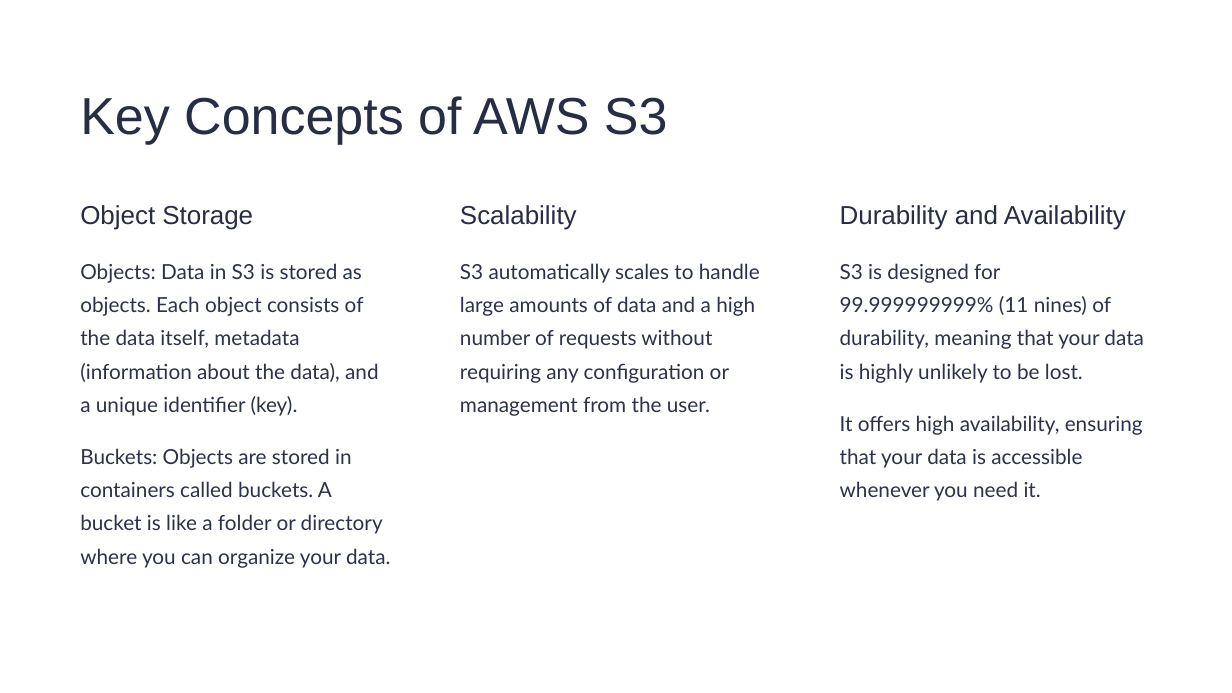
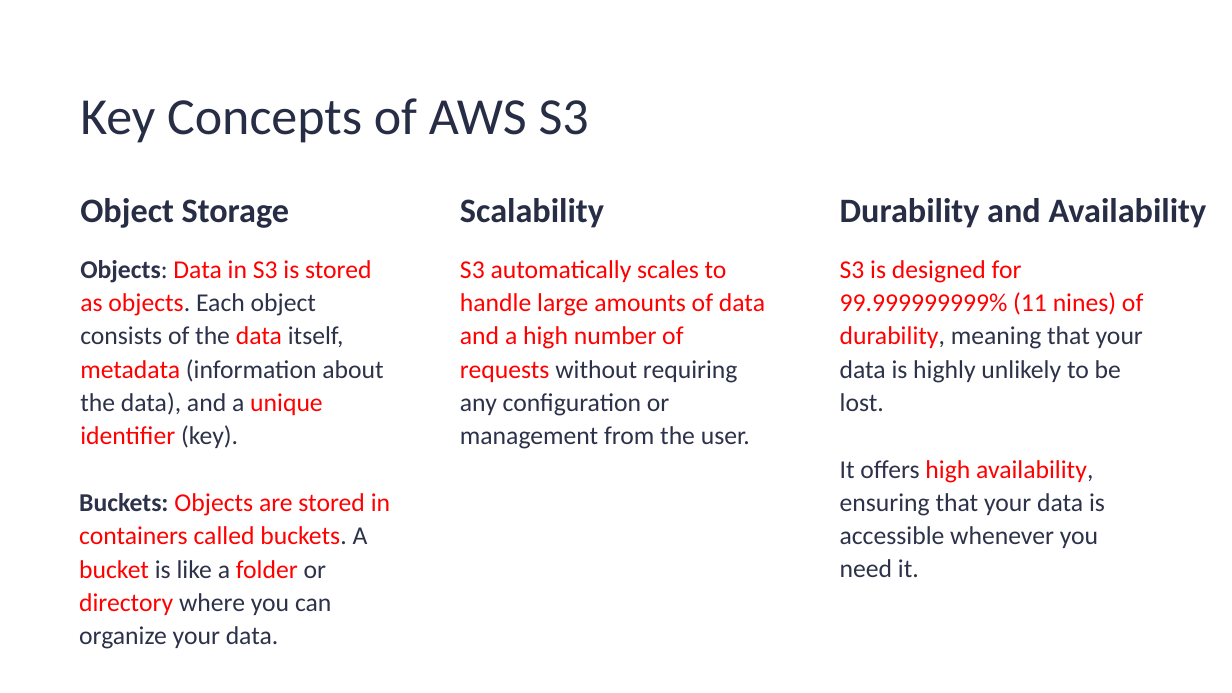
Before and after one commit to ramram43210/Java_2024, a slide deck: slide 2 of Amazon_S3_Beginners_V1/Amazon_S3_Beginners_V1.pptx. Drawn at 1232x693 pixels with LibreOffice and Linux fonts; fonts in the diff are those of the drawing. Boxes give left, top, right and bottom in pixels: in the first picture for what was removed or moved away, otherwise in the second. Text is boxed around its words. In the diff, an @@ line names an element or a change of style, - is before the commit and + after.

```diff
--- a/Amazon_S3_Beginners_V1/Amazon_S3_Beginners_V1.pptx
+++ b/Amazon_S3_Beginners_V1/Amazon_S3_Beginners_V1.pptx
@@ text "Key Concepts of AWS S3" at [80, 98, 589, 143]: font Arial to Calibri @@
@@ size 24.3 to 32 pt, font Arial to Calibri, bold on in 3 elements at [80, 198, 290, 228], [460, 198, 604, 228], [840, 198, 1207, 228] @@
@@ text "Objects: Data in S3 is ..." at [80, 260, 383, 415]: size 19.4 to 24 pt, font Lato to Calibri; text colour #2C3249 to #FF0000 in "Data in S3 is stored as objects. ..."; bold on in "Objects:" @@
@@ text "S3 automatically scales to handle ..." at [460, 260, 765, 449]: size 19.4 to 24 pt, font Lato to Calibri; text colour #2C3249 to #FF0000 in "S3 automatically scales to handle large amounts ..." @@
@@ text "S3 is designed for 99.999999999% ..." at [840, 260, 1143, 383]: size 19.4 to 24 pt, font Lato to Calibri; text colour #2C3249 to #FF0000 in "S3 is designed for 99.999999999% (11 nines) ..." @@
@@ text "It offers high availability, ensuring ...": place and size @@
-text "It offers high availability, ensuring ..." at [840, 415, 1143, 501]
+text "It offers high availability, ensuring ..." at [840, 460, 1105, 577]
@@ text "It offers high availability, ensuring ..." at [840, 460, 1105, 577]: size 19.4 to 24 pt, font Lato to Calibri; text colour #2C3249 to #FF0000 in "high availability," @@
@@ text "Buckets: Objects are stored in ...": place and size @@
-text "Buckets: Objects are stored in ..." at [80, 448, 390, 568]
+text "Buckets: Objects are stored in ..." at [79, 493, 390, 649]
@@ text "Buckets: Objects are stored in ..." at [79, 493, 390, 649]: size 19.4 to 24 pt, font Lato to Calibri; text colour #2C3249 to #FF0000 in "Objects are stored in containers called buckets. ..."; bold on in "Buckets:" @@
```
Also in this commit, not shown: 9 other slides changed.
